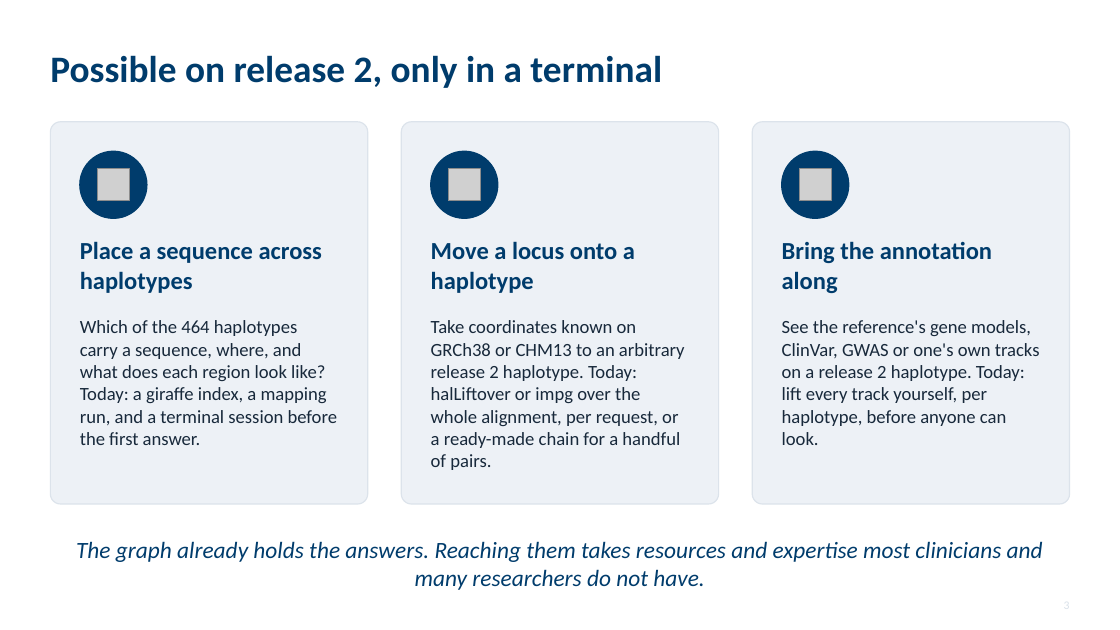
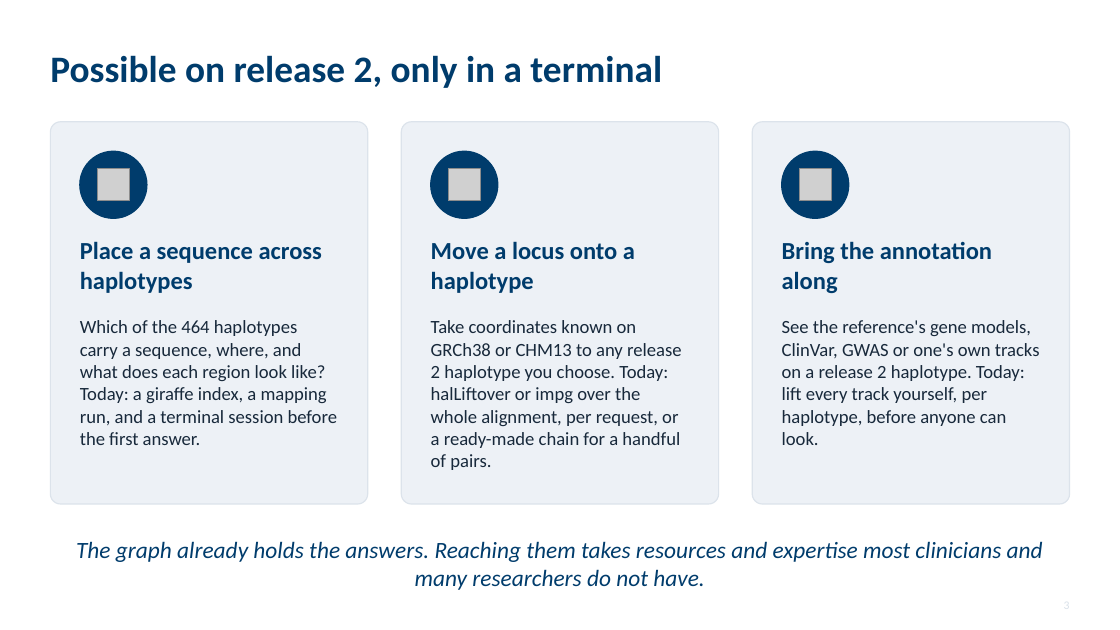
Before and after one commit to parsaeskandar/hprc_2026_poster, a slide deck: slide 3 of talk/HPRC2026_talk.pptx. Drawn at 1120x630 pixels with LibreOffice and Linux fonts; fonts in the diff are those of the drawing; grey boxes stand for pictures. Boxes give left, top, right and bottom in pixels: in the first picture for what was removed or moved away, otherwise in the second. Text is boxed around its words. In the diff, an @@ line names an element or a change of style, - is before the commit and + after.

Commit message:
Talk: replace 'arbitrary haplotype' with plain wording

```diff
--- a/talk/HPRC2026_talk.pptx
+++ b/talk/HPRC2026_talk.pptx
@@ text at [431, 320, 681, 470]: text changed @@
-Take coordinates known on GRCh38 or CHM13 to an arbitrary release 2 haplotype. Today: halLiftover or impg over the whole alignment, per request, or a ready-made chain for a handful of pairs.
+Take coordinates known on GRCh38 or CHM13 to any release 2 haplotype you choose. Today: halLiftover or impg over the whole alignment, per request, or a ready-made chain for a handful of pairs.
```
Also in this commit, not shown: 1 other slide changed, 2 other files.
